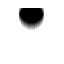
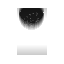
Layers edited between the first and the second 64x64 image:
added layer "Layer 7" (20%) above "Layer 6" over [17, 8, 47, 55]
added layer "Layer 6" above "Layer 5" over [17, 8, 47, 55]
